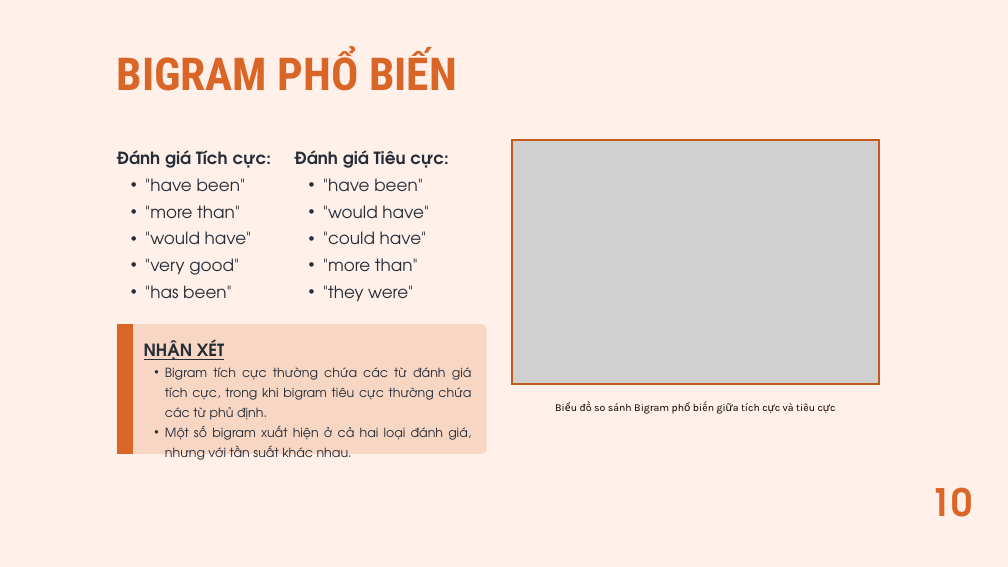
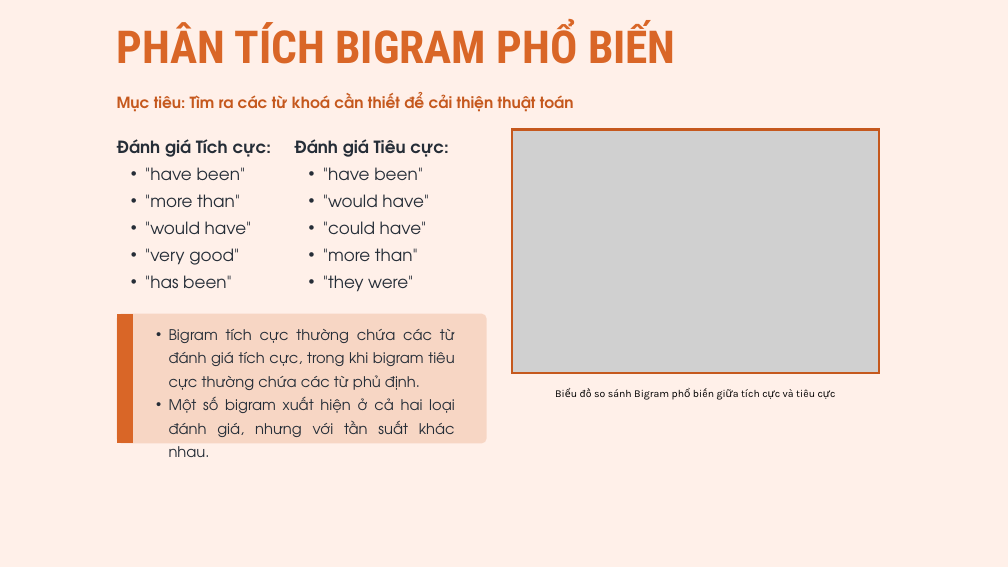
Before and after one commit to kietng04/NCKH, a slide deck: slide 9 of Bài 4 - Khảo sát đề tài/EDA Analyst.pptx (slide 10 before the commit). Drawn at 1008x567 pixels with LibreOffice and Linux fonts; fonts in the diff are those of the drawing; grey boxes stand for pictures. Boxes give left, top, right and bottom in pixels: in the first picture for what was removed or moved away, otherwise in the second. Text is boxed around its words. In the diff, an @@ line names an element or a change of style, - is before the commit and + after.

```diff
--- a/Bài 4 - Khảo sát đề tài/EDA Analyst.pptx
+++ b/Bài 4 - Khảo sát đề tài/EDA Analyst.pptx
@@ text at <box>117,22,676,64</box>: text changed @@
-BIGRAM PHỔ BIẾN
+PHÂN TÍCH BIGRAM PHỔ BIẾN
@@ text added at <box>117,92,574,112</box>, 22 pt, text #C5581D, bold @@
+Mục tiêu: Tìm ra các từ khoá cần thiết để cải thiện thuật toán
@@ 2 texts, 2 freeform shapes, 1 picture: place and size @@
-2 texts, 2 freeform shapes, 1 picture at <box>116,140,879,454</box>
+2 texts, 2 freeform shapes, 1 picture at <box>116,130,879,443</box>
@@ text "Bigram tích cực thường chứa ...": place and size @@
-text "Bigram tích cực thường chứa ..." at <box>144,339,472,460</box>
+text "Bigram tích cực thường chứa ..." at <box>169,329,455,437</box>
@@ text "Bigram tích cực thường chứa ..." at <box>169,329,455,437</box>: size 18 to 21 pt; indent changed; line spacing 28.8pt to 33.6pt @@
@@ text at <box>144,339,224,360</box>: paragraph removed @@
-NHẬN XÉT
@@ text "Biểu đồ so sánh Bigram ...": place and size @@
-text "Biểu đồ so sánh Bigram ..." at <box>580,403,815,414</box>
+text "Biểu đồ so sánh Bigram ..." at <box>580,389,815,400</box>
@@ text removed at <box>930,487,972,517</box> @@
-10
```
Also in this commit, not shown: 3 other slides changed, 7 slides added, 7 slides removed.
